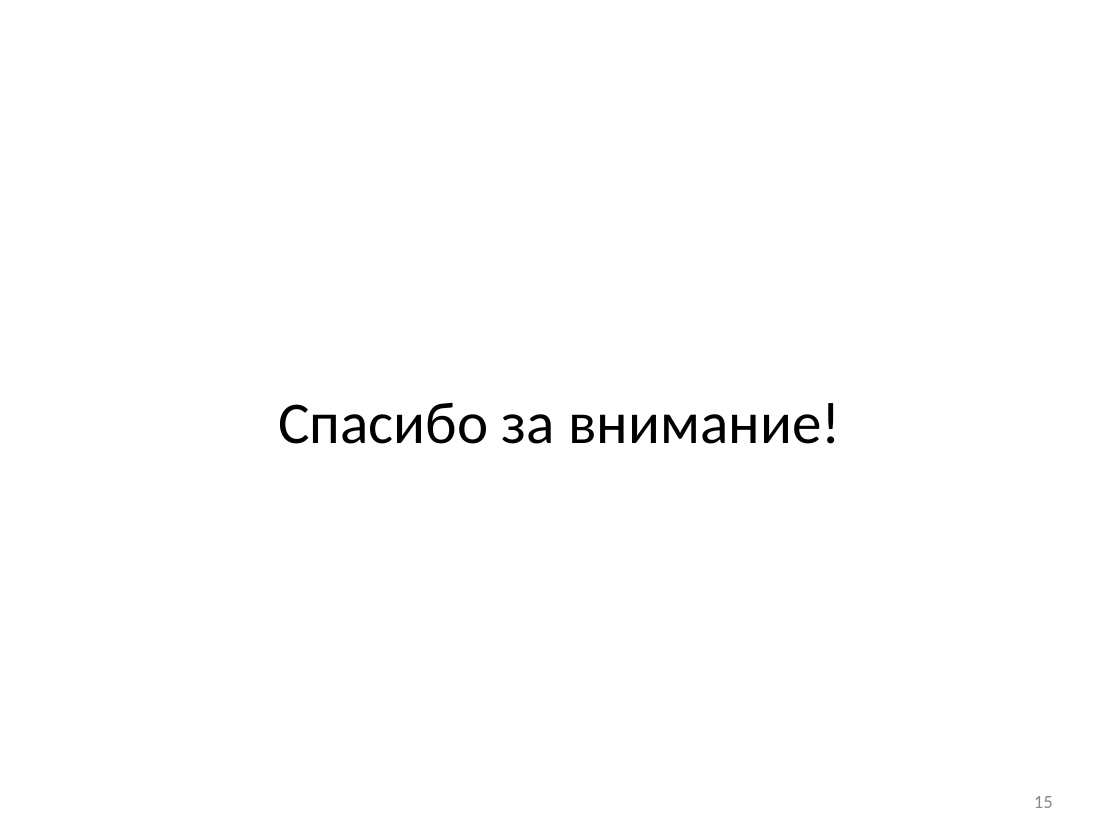
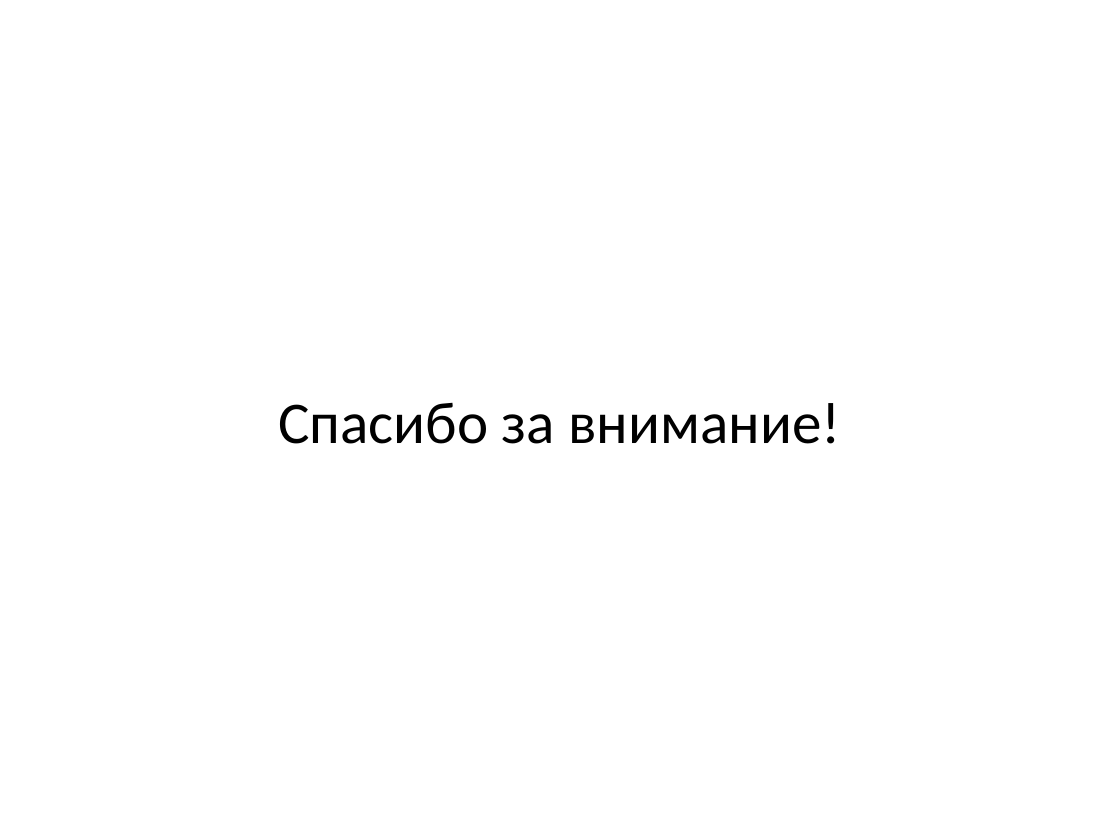
Before and after one commit to vladdimakov/cv2, a slide deck: slide 12 of ВКР/Презентация_Димаков_В.С._МП-40.pptx (slide 15 before the commit). Drawn at 1120x840 pixels with LibreOffice and Linux fonts; fonts in the diff are those of the drawing. Boxes give left, top, right and bottom in pixels: in the first picture for what was removed or moved away, otherwise in the second. Text is boxed around its words. In the diff, an @@ line names an element or a change of style, - is before the commit and + after.

```diff
--- a/ВКР/Презентация_Димаков_В.С._МП-40.pptx
+++ b/ВКР/Презентация_Димаков_В.С._МП-40.pptx
@@ page number removed at (1034, 796, 1053, 808) @@
-15
```
Also in this commit, not shown: 9 other slides changed, 3 slides removed, 1 other file.
